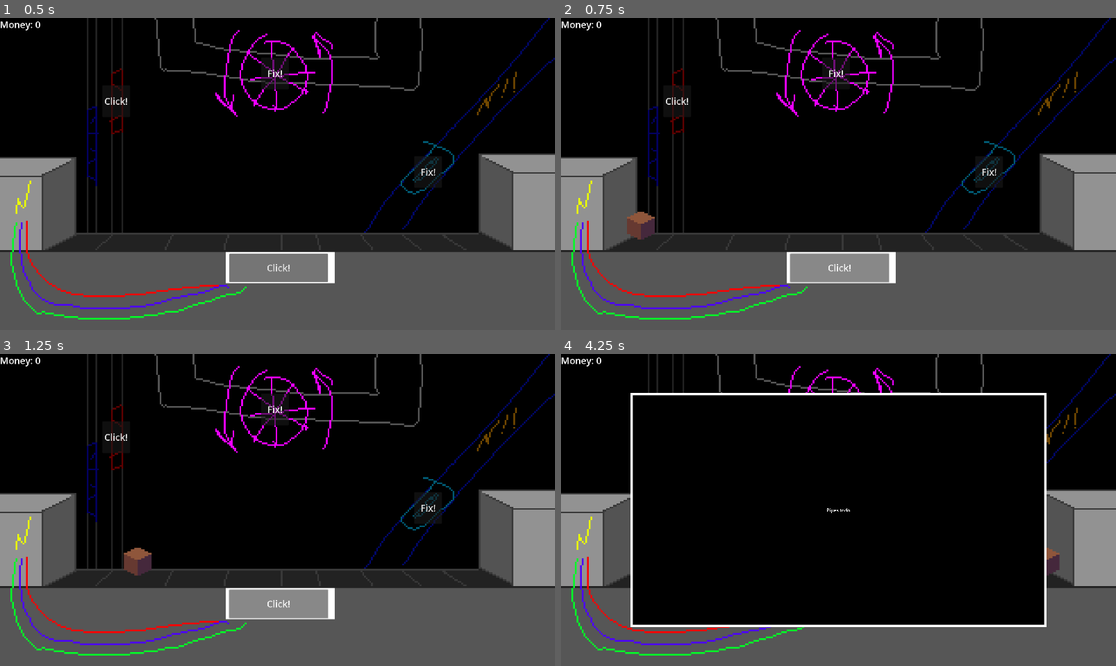
Above: before the commit, frames 1-4 (two rows, left to right).
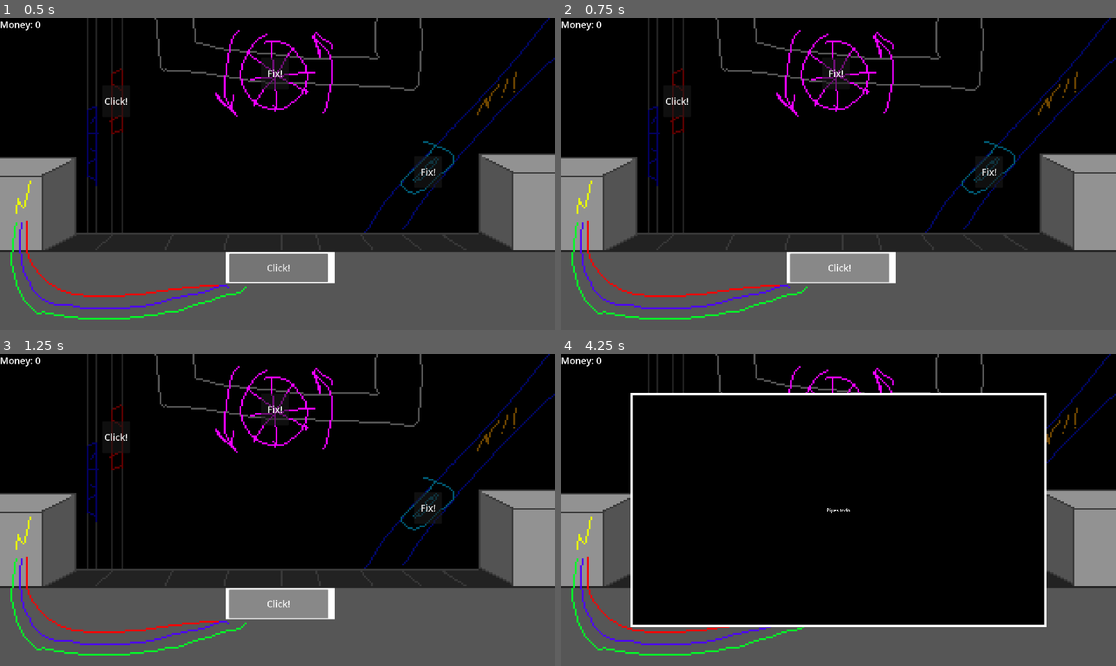
Above: after the commit, the same moments.

Repository: BrokenAlias/ClickerPrototype0
Game: Godot game, scene res://scenes/main.tscn
The game is run twice, just before and just after one commit, with the same random seed, the same clock (stepped at 60 frames per second) and the same inputs.
Inputs:
- Up to frame 1 (0.5 s): no input
- Up to frame 2 (0.75 s): click "Click!" at 0.5 s
- Up to frame 3 (1.25 s): no input
- Up to frame 4 (4.25 s): click "Click!" at 1.25 s; click "Fix!" at 2 s; click "Fix!" at 2.75 s; click "Click!" at 3.5 s

Frame 1 is identical in both runs. In frame 2, 0.3% of the frame differs, in the area x 11-17%, y 62-72%; in frame 3, 0.4%, in the area x 22-28%, y 62-72%; in frame 4, 0.2%.
Error after the commit: Invalid call. Nonexistent function 'instantiate' in base 'Resource (Item)'. (res://scripts/main.gd:56)

Commit message:
Godot retard

Diff:
--- a/scripts/main.gd
+++ b/scripts/main.gd
@@ -1,7 +1,7 @@
 extends Node
 
 
-const ITEM_DISPLAY = preload("uid://dkf6wxf5jt5vq")
+const ITEM_DISPLAY = preload("res://resources/items/package.tres")
 
 
 @onready var money_label: Label = $Control/MoneyLabel
